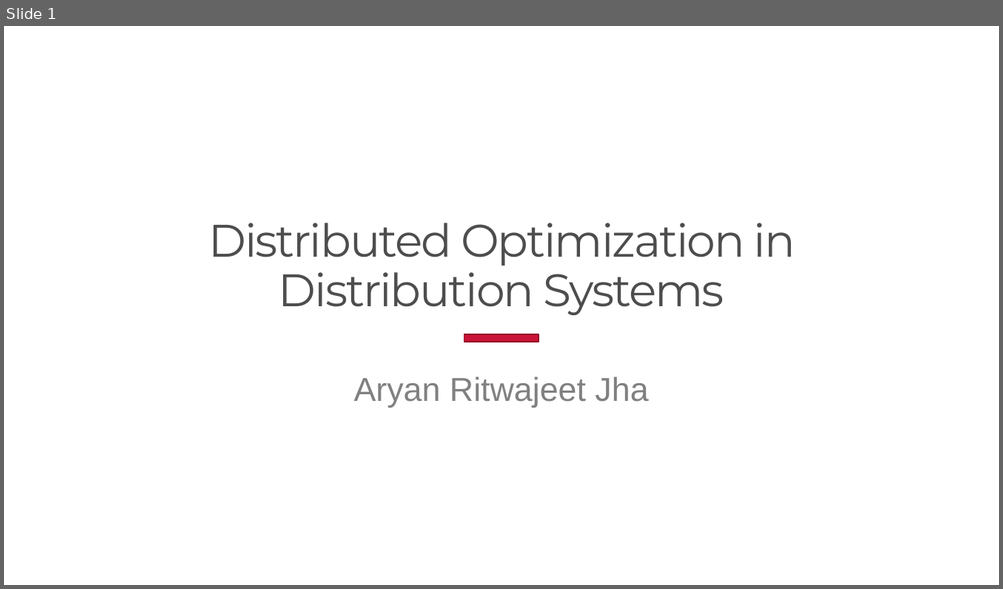
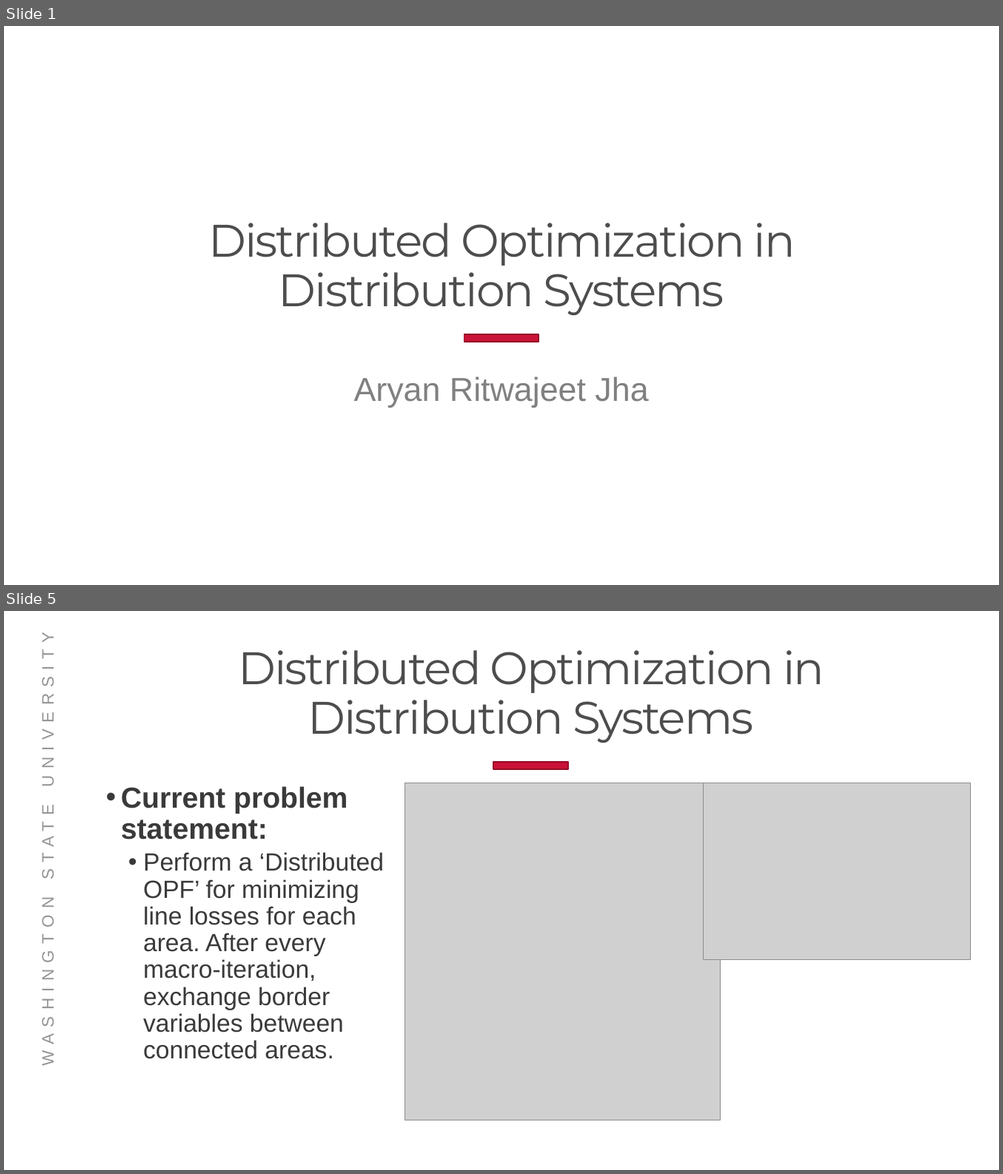
Before and after one commit to Realife-Brahmin/OriginalDocsHub, a slide deck: research_showcase/researchSummary_aryan_ritwajeet_jha.pptx. Shown one above the other, each under a label of ours: slide 1 before the commit, slides 1 and 5 after it; the slides between them are not shown. The pictures are 1003x589 and 1003x1174 pixels, drawn with LibreOffice and Linux fonts; fonts in the diff are those of the drawing; grey boxes stand for pictures; background and template pictures are left out. Boxes give left, top, right and bottom in pixels: in the first picture for what was removed or moved away, otherwise in the second. Text is boxed around its words. In the diff, an @@ line names an element or a change of style, - is before the commit and + after.

```diff
--- a/research_showcase/researchSummary_aryan_ritwajeet_jha.pptx
+++ b/research_showcase/researchSummary_aryan_ritwajeet_jha.pptx
@@ slide 5 added at box(4, 611, 999, 1170), background #FFFFFF @@
@@ title added at box(238, 650, 825, 743), 44 pt, text #4D4D4D @@
+Distributed Optimization in Distribution Systems
@@ rectangle added at box(493, 763, 568, 770), fill #CA1237, outline #950D29 1.35 pt @@
@@ text added at box(121, 786, 384, 1059), 24 pt, text #3A3A3A @@
+• Current problem statement:
+  • Perform a ‘Distributed OPF’ for minimizing line losses for each area. After every macro-iteration, exchange border variables between connected areas.
@@ picture added at box(404, 783, 720, 1121) @@
@@ picture added at box(703, 783, 970, 960) @@
@@ text added at box(39, 916, 57, 1061), 16 pt, text #949494 @@
+WASHINGTON STATE UNIVERSITY
```
Also in this commit, not shown: 3 slides changed, 6 other slides added, 6 slides removed, 1 other file.
